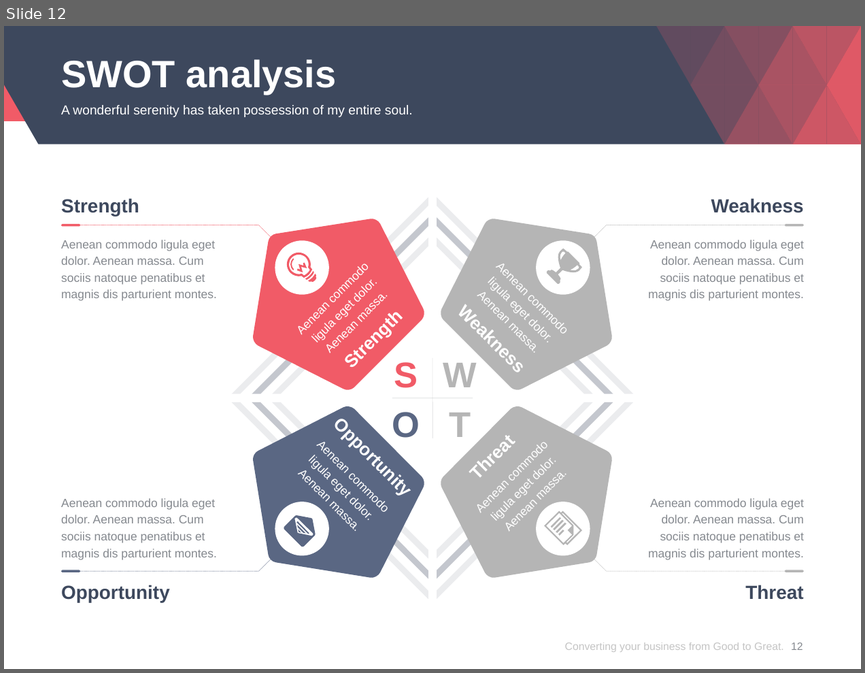
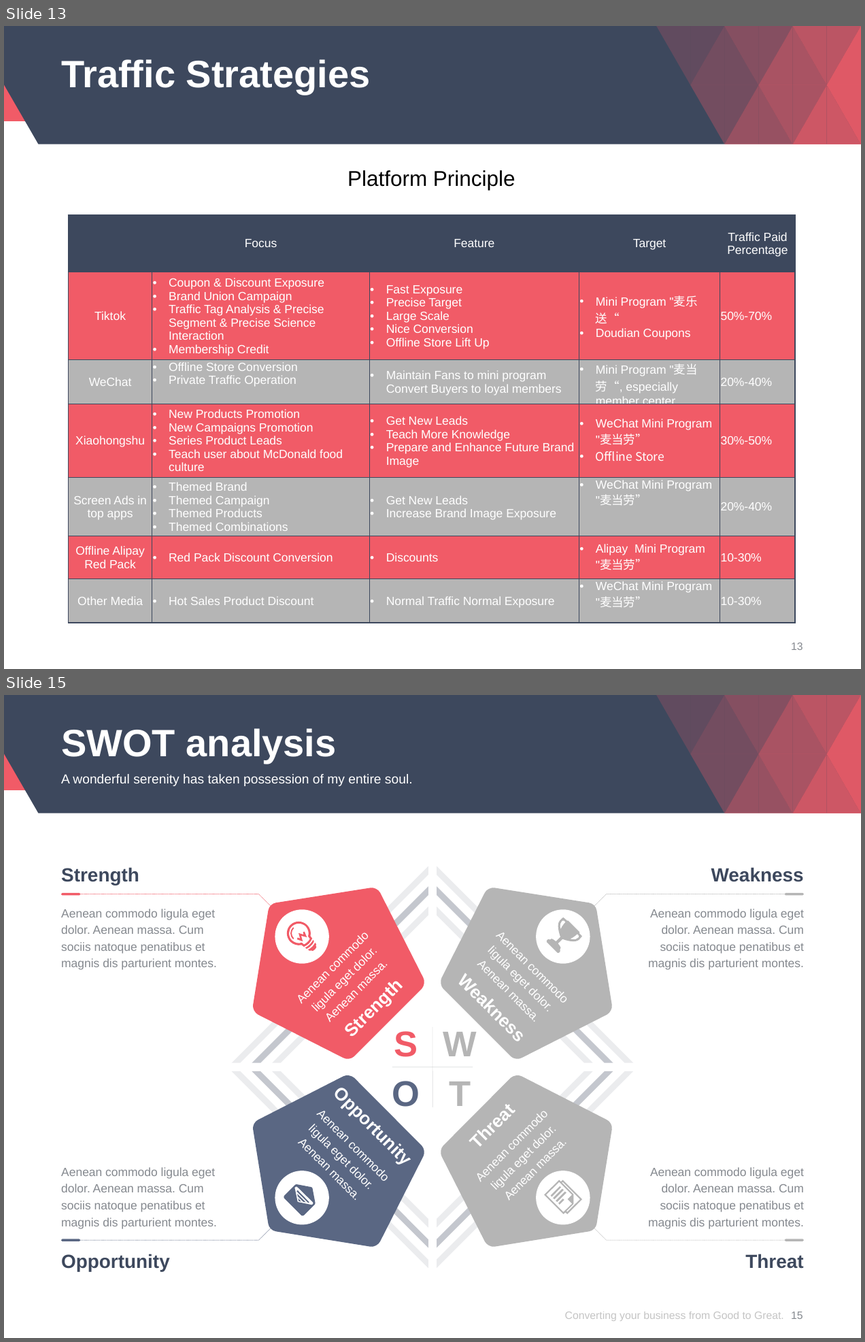
Before and after one commit to davidjacksonluther/impacttest, a slide deck: View/Company/McDonalds/Competitor Analysis.pptx. Shown one above the other, each under a label of ours: slide 12 before the commit, slides 13 and 15 after it; the slides between them are not shown. The pictures are 865x673 and 865x1342 pixels, drawn with LibreOffice and Linux fonts; fonts in the diff are those of the drawing; background and template pictures are left out. Boxes give left, top, right and bottom in pixels: in the first picture for what was removed or moved away, otherwise in the second. Text is boxed around its words. In the diff, an @@ line names an element or a change of style, - is before the commit and + after.

```diff
--- a/View/Company/McDonalds/Competitor Analysis.pptx
+++ b/View/Company/McDonalds/Competitor Analysis.pptx
@@ slide 13 added at bbox=[4, 26, 861, 669], background #FFFFFF; not listed: 22 template elements that a slide beside it also shows @@
@@ title added at bbox=[61, 59, 371, 95], 32 pt, text #FFFFFF, bold @@
+Traffic Strategies
@@ text added at bbox=[347, 170, 515, 190], 18 pt, text #000000 @@
+Platform Principle
@@ table added at bbox=[68, 214, 796, 622], 7 rows, 5 columns @@
+ | Focus | Feature | Target | Traffic Paid Percentage
+Tiktok | Coupon & Discount Exposure / Brand Union Campaign / Traffic Tag Analysis & Precise Segment & Precise Science Interaction / Membership Credit | Fast Exposure / Precise Target / Large Scale / Nice Conversion / Offline Store Lift Up | Mini Program "麦乐送“ / Doudian Coupons | 50%-70%
+WeChat | Offline Store Conversion / Private Traffic Operation | Maintain Fans to mini program Convert Buyers to loyal members | Mini Program "麦当劳“, especially member center | 20%-40%
+Xiaohongshu | New Products Promotion / New Campaigns Promotion / Series Product Leads / Teach user about McDonald food culture | Get New Leads / Teach More Knowledge / Prepare and Enhance Future Brand Image | WeChat Mini Program "麦当劳” / Offline Store | 30%-50%
+Screen Ads in top apps | Themed Brand / Themed Campaign / Themed Products / Themed Combinations | Get New Leads / Increase Brand Image Exposure | WeChat Mini Program "麦当劳” | 20%-40%
+Offline Alipay Red Pack | Red Pack Discount Conversion | Discounts | Alipay Mini Program "麦当劳” | 10-30%
+Other Media | Hot Sales Product Discount | Normal Traffic Normal Exposure | WeChat Mini Program "麦当劳” | 10-30%
@@ page number added at bbox=[791, 642, 803, 650], 9 pt, text #85898F @@
+13
@@ what was slide 12 is now slide 15 @@
@@ page number at bbox=[791, 1311, 803, 1319]: text changed @@
-12
+15
```
Also in this commit, not shown: 13 slides changed, 2 other slides added, 2 other files.
